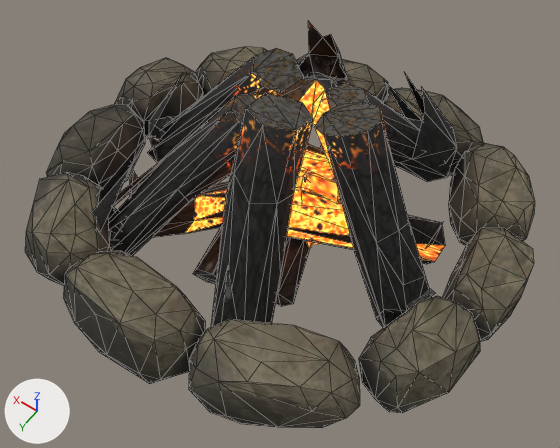
A saved change to the glTF model assets/models/props/Campfire.glb.
Camera for both pictures: a 50 mm lens placed at (-0.772, 1.123, 1.813), pointed at (-0.037, 0.095, 0.198). Arrows for +X, +Y and +Z are at lower left; the lights stay in place. The picture after the commit comes second. Mesh edges are drawn as thin lines. Vertices at exactly the same position are counted once.

In view in the first picture: 'Campfire'.
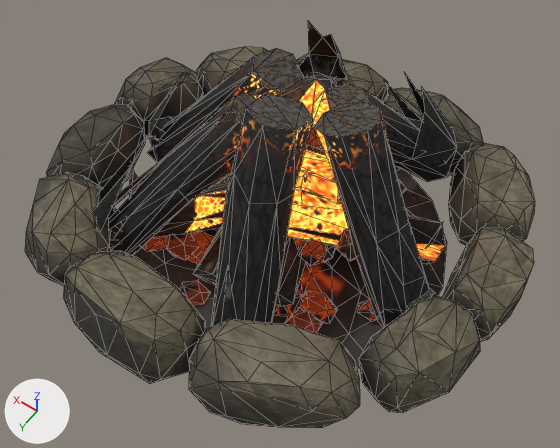
Location of each change, [x1, y1, x2, y2] in pixels of the pictures (560 x 448 px):
part 1 of me_mesh_0, added
    after: [133, 127, 447, 369]

The change, as a diff of the scene's bpy script:
```diff
--- a/assets/models/props/Campfire.glb.py
+++ b/assets/models/props/Campfire.glb.py
@@ img_image_5 @@
+img_image_5 = load_image('Image_5', '_unpacked/Image_5', 512, 512, 'sRGB')
@@ img_image_4 @@
+img_image_4 = load_image('Image_4', '_unpacked/Image_4', 512, 512, 'sRGB')
@@ img_image_6 @@
+img_image_6 = load_image('Image_6', '_unpacked/Image_6', 512, 512, 'Non-Color')
@@ mat_coals @@
+mat_coals = bpy.data.materials.new('Coals')
+# uses the picture img_image_4
+# uses the picture img_image_5
+# uses the picture img_image_6
@@ me_mesh_0 @@
 # used by ob_campfire; location = (0.0, 0.0, 0.0)
-me_mesh_0.from_pydata(...)  # 864 vertices, 1500 faces; spans x -0.65..0.65, y -0.65..0.65, z 0.0..0.551
+me_mesh_0.from_pydata(...)  # 1687 vertices, 2942 faces; spans x -0.65..0.65, y -0.65..0.65, z 0.0..0.551
+# me_mesh_0 part 1: 823 vertices added at x -0.458..0.458, y -0.459..0.459, z 0.0..0.231
 me_mesh_0.materials.append(mat_tripo_node_7457eb78_e1fb_4d93_826c_77a08f7737ca_material)
 me_mesh_0.materials.append(mat_fire)
+me_mesh_0.materials.append(mat_coals)
```
